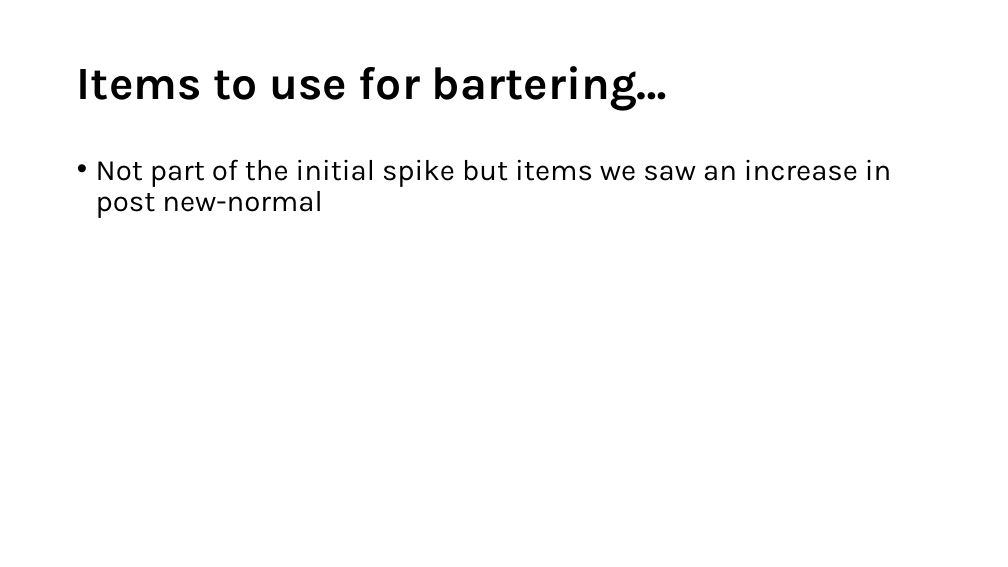
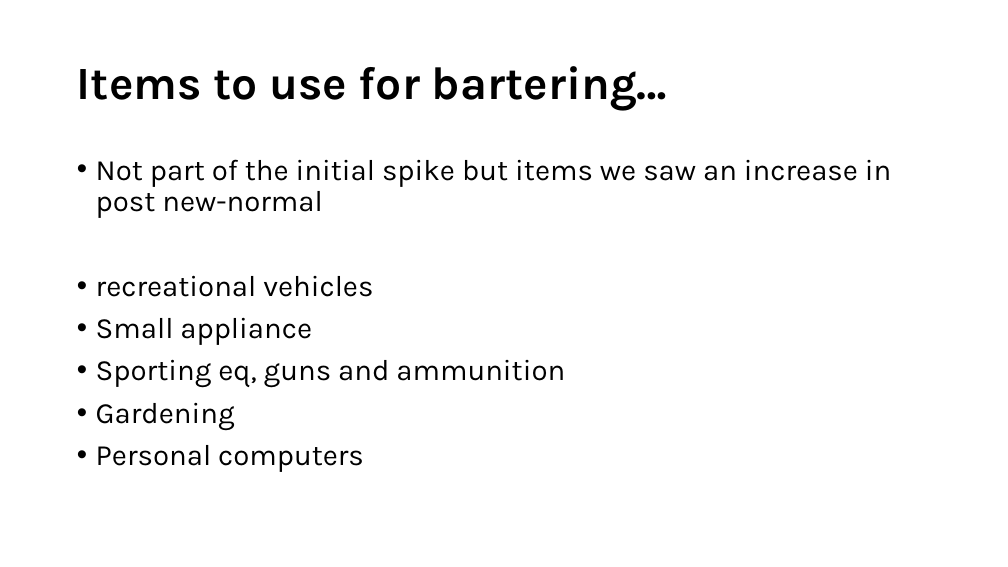
Before and after one commit to staceywai/bootcamp-project, a slide deck: slide 9 of Final Presentation/Bootcamp-Project-1.pptx. Drawn at 1008x567 pixels with LibreOffice and Linux fonts; fonts in the diff are those of the drawing. Boxes give left, top, right and bottom in pixels: in the first picture for what was removed or moved away, otherwise in the second. Text is boxed around its words. In the diff, an @@ line names an element or a change of style, - is before the commit and + after.

```diff
--- a/Final Presentation/Bootcamp-Project-1.pptx
+++ b/Final Presentation/Bootcamp-Project-1.pptx
@@ text at (96,275,565,472): paragraphs added @@
+• recreational vehicles
+• Small appliance
+• Sporting eq, guns and ammunition
+• Gardening
+• Personal computers
```
Also in this commit, not shown: 4 other slides changed, 1 other file.
